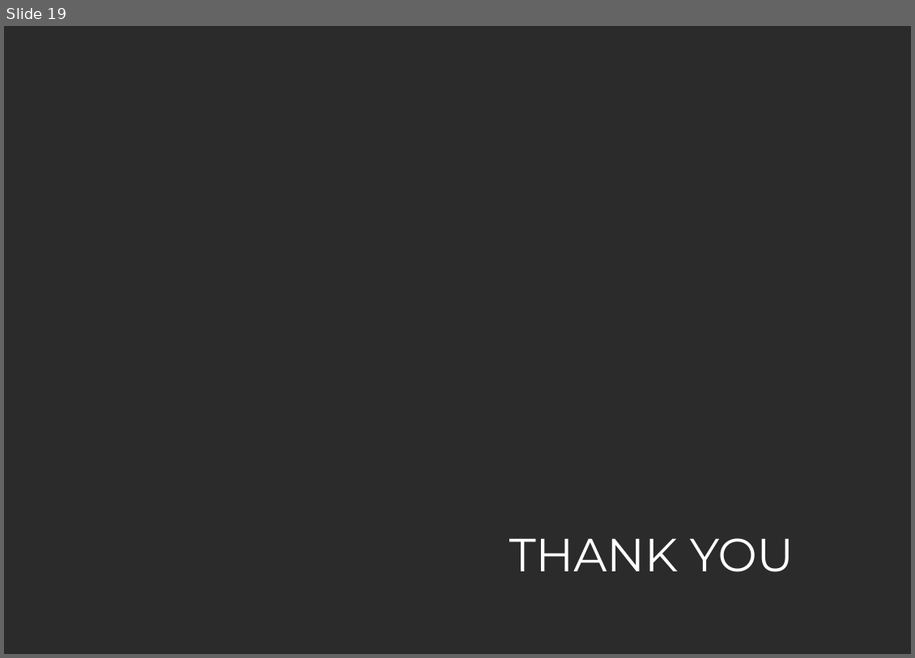
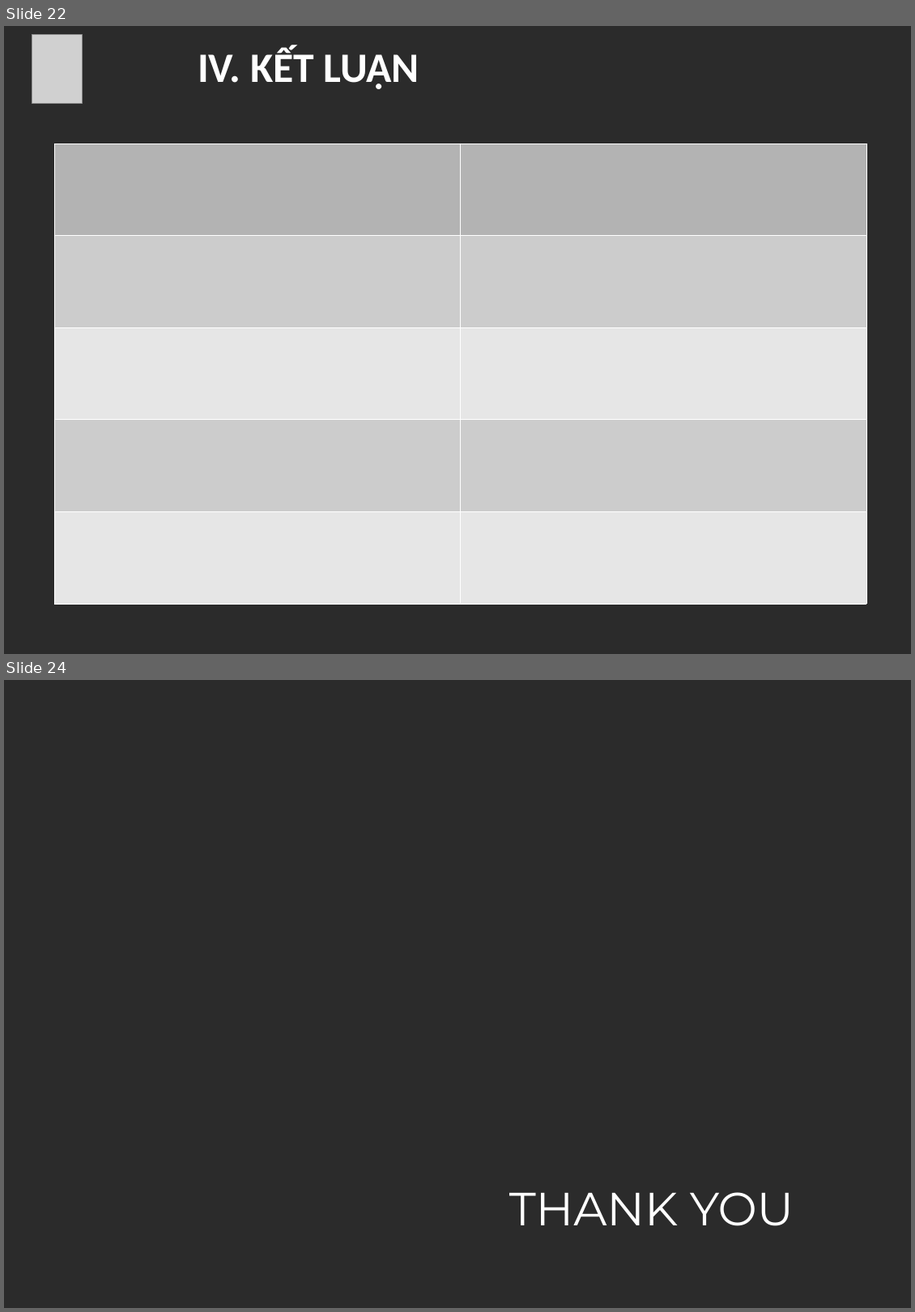
Before and after one commit to linh236/document_LVTN_2020, a slide deck: document/LVTN_2020_NQL.pptx. Shown one above the other, each under a label of ours: slide 19 before the commit, slides 22 and 24 after it; the slides between them are not shown. The pictures are 915x658 and 915x1312 pixels, drawn with LibreOffice and Linux fonts; fonts in the diff are those of the drawing; grey boxes stand for pictures; background and template pictures are left out; a plain dark background stands for a picture behind light text. Boxes give left, top, right and bottom in pixels: in the first picture for what was removed or moved away, otherwise in the second. Text is boxed around its words. In the diff, an @@ line names an element or a change of style, - is before the commit and + after.

```diff
--- a/document/LVTN_2020_NQL.pptx
+++ b/document/LVTN_2020_NQL.pptx
@@ slide 22 added at (4,26,911,654), background picture (left out) @@
@@ picture added at (32,34,82,103) @@
@@ text added at (198,48,420,89), 36 pt, text #FFFFFF, bold @@
+IV. KẾT LUẬN
@@ table added at (54,143,867,604), 5 rows, 2 columns @@
+ | 
+ | 
+ | 
+ | 
+ | 
@@ what was slide 19 is now slide 24 @@
```
Also in this commit, not shown: 1 slide changed, 21 other slides added, 17 slides removed.
